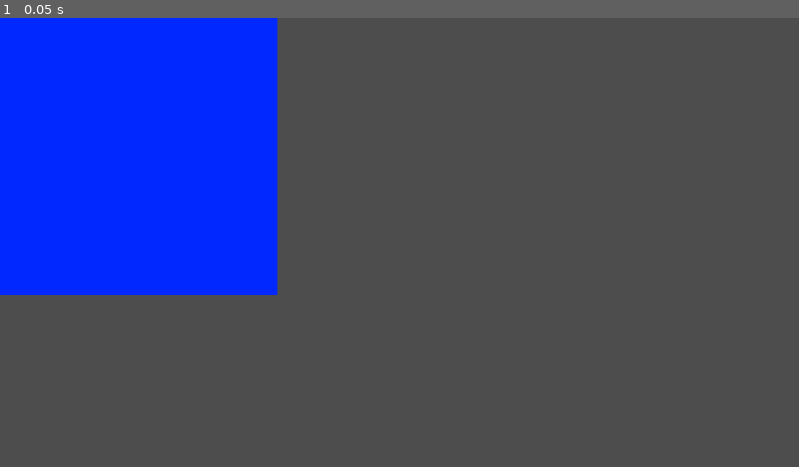
Above: before the commit, frame 1.
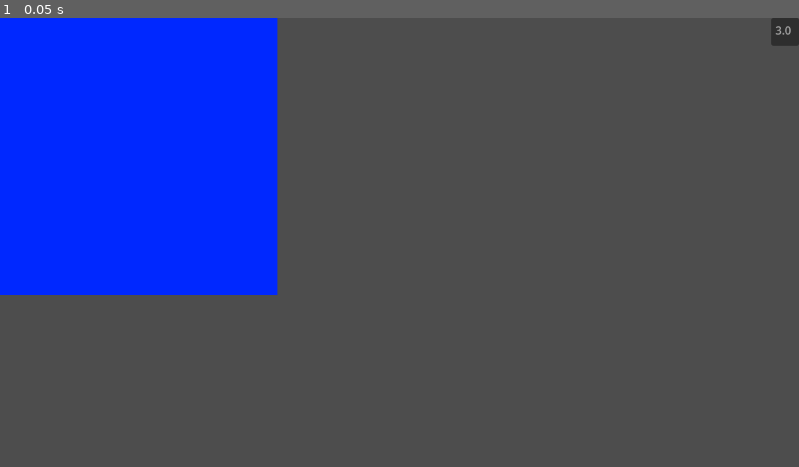
Above: after the commit, the same moment.

Repository: COLIN-MJM/Matthieu
Game: Godot game, scene res://PlaySpace.tscn
The game is run twice, just before and just after one commit, with the same random seed, the same clock (stepped at 60 frames per second) and the same inputs.
Inputs:
- Up to frame 1 (0.05 s): no input

The runs differ from the first frame. In frame 1, 0.2% of the frame differs, in the area x 96-100%, y 0-7%.
Error before the commit: Invalid assignment of property or key 'direction' with value of type 'Vector2i' on a base object of type 'Nil'. (res://play_space.gd:25)

Commit message:
On peut poser des carte

Diff:
--- a/Carte/scripts/AllCarte.gd
+++ b/Carte/scripts/AllCarte.gd
@@ -2,7 +2,8 @@
 extends Node
 
 static  var dico :Dictionary[int,Carte]
-static  var CarteName : String ="Carte"
+
+#region Helper method for loading Carte_X.gd
 func is_Carte(d :Dictionary):
 	return d["base"]=="Carte"
 
@@ -10,12 +11,14 @@
 	var baseString=entrance["class"]
 	var number : int =baseString.erase(0,baseString.length()-2).to_int()
 	dico[number]=load(entrance["path"]).new()
+#endregion
 
 func _init() -> void:
 	ProjectSettings.get_global_class_list().filter(is_Carte).all(add_to_dico)
-	print(dico[3].ActivationType)
+	##initialise tout les script enfant de Class correctement formaté
+	####Pire crime de l'histoire de l'humanité,on raconte que son créateur construit une tour de sont hubris,la hauteur tell qu'elle perças le paradis
 
 
 func GetCarteInstanceOnNumber(entrance :int)->Carte :
-	var test = dico[entrance].new()
+	var test = dico[entrance].duplicate()
 	return test
--- a/Carte/scripts/CarteRenderer.gd
+++ b/Carte/scripts/CarteRenderer.gd
@@ -1,7 +1,7 @@
 class_name CarteRenderer
 extends Node2D
 
-var CardEffect:Carte
+@export var CardEffect:Carte
 @export var arrow :Node2D
 
 func _process(_delta: float) -> void :
--- /dev/null
+++ b/Hand.tscn
@@ -0,0 +1,27 @@
+[gd_scene format=3 uid="uid://bbvvo3ludckha"]
+
+[ext_resource type="Script" uid="uid://dl6c0ycohbr6e" path="res://La Main.gd" id="1_d3vym"]
+[ext_resource type="Script" uid="uid://cxxhbu1cx5vy7" path="res://Carte/scripts/AllCarte.gd" id="2_esir1"]
+
+[node name="Control" type="Control" unique_id=78339630 node_paths=PackedStringArray("allCarte", "selectable")]
+layout_mode = 3
+anchors_preset = 15
+anchor_right = 1.0
+anchor_bottom = 1.0
+grow_horizontal = 2
+grow_vertical = 2
+script = ExtResource("1_d3vym")
+allCarte = NodePath("AllCartHolder")
+selectable = NodePath("ItemList")
+
+[node name="AllCartHolder" type="Node" parent="." unique_id=92741298]
+script = ExtResource("2_esir1")
+
+[node name="ItemList" type="ItemList" parent="." unique_id=494708506]
+layout_mode = 0
+offset_left = 1112.0
+offset_right = 1152.0
+offset_bottom = 40.0
+
+[connection signal="item_activated" from="ItemList" to="." method="_on_item_list_item_activated"]
+[connection signal="item_selected" from="ItemList" to="." method="_on_item_list_item_selected"]
--- /dev/null
+++ b/La Main.gd
@@ -0,0 +1,33 @@
+class_name La_Main
+extends Control
+
+@export var allCarte : AllCarte
+@export var selectable : ItemList
+
+var currentSelected : int = -1
+
+enum CarteState{IN_HAND,IN_CEMETARY,IN_PLAY,IN_PILE}
+
+var allCarteState :Dictionary[int, CarteState]
+
+func _ready() -> void:
+	var numberOfCarte : Array [int] = allCarte.dico.keys()
+
+	numberOfCarte.all(func(x :int):
+		allCarteState[x]=CarteState.IN_HAND
+		selectable.add_item(String.num(x)))
+
+
+func requestCard(i :int)->Carte :
+	if allCarteState[i] == CarteState.IN_HAND :
+		allCarteState[i] = CarteState.IN_PLAY
+		currentSelected = -1
+		return allCarte.GetCarteInstanceOnNumber(i)
+	else :
+		push_warning("Already used Carte")
+		return null
+
+
+func _on_item_list_item_selected(index: int) -> void:
+	currentSelected= selectable.get_item_text(index).to_int()
+	print(currentSelected)
--- a/PlaySpace.tscn
+++ b/PlaySpace.tscn
@@ -2,9 +2,11 @@
 
 [ext_resource type="Script" uid="uid://c3n7l0ujysmbd" path="res://play_space.gd" id="1_ddk8d"]
 [ext_resource type="PackedScene" uid="uid://cst0j5nt5ha8a" path="res://CardSlote.tscn" id="2_n6yqr"]
+[ext_resource type="PackedScene" uid="uid://bbvvo3ludckha" path="res://Hand.tscn" id="3_u1prq"]
 
 [node name="Node2D" type="Node2D" unique_id=1755601109]
 script = ExtResource("1_ddk8d")
 dimensions = Vector2i(4, 4)
 slotSize = Vector2i(100, 100)
 metadata/CarteSlot = ExtResource("2_n6yqr")
+metadata/Hand = ExtResource("3_u1prq")
--- a/control.tscn
+++ /dev/null
@@ -1,14 +0,0 @@
-[gd_scene format=3 uid="uid://bbvvo3ludckha"]
-
-[ext_resource type="Script" uid="uid://cxxhbu1cx5vy7" path="res://Carte/scripts/AllCarte.gd" id="1_0fbet"]
-
-[node name="Control" type="Control" unique_id=78339630]
-layout_mode = 3
-anchors_preset = 15
-anchor_right = 1.0
-anchor_bottom = 1.0
-grow_horizontal = 2
-grow_vertical = 2
-
-[node name="Node" type="Node" parent="." unique_id=92741298]
-script = ExtResource("1_0fbet")
--- a/play_space.gd
+++ b/play_space.gd
@@ -3,12 +3,51 @@
 @export var slotSize : Vector2i
 
 @onready var carteSlot : PackedScene =$".".get_meta("CarteSlot")
+@onready var hand : PackedScene =$".".get_meta("Hand")
+
+var main : La_Main
+
 
 var allSlots :Dictionary[Vector2i,CardSlot]
 
 func _ready() -> void:
 	createGrid()
-	debugCreateCard(Vector2i(2,2))
+	createHand()
+
+var cur_selected_index : int = -1
+func _input(event: InputEvent) -> void:
+	create_card_from_clic(event)
+
+func createHand()->void:
+	main = hand.instantiate()
+	add_child(main)
+
+func create_card_from_clic(event : InputEvent)->void :
+	##Check if initial condition are proper
+	if event is not InputEventMouseButton:
+		return
+	if  cur_selected_index == -1 :
+		cur_selected_index = main.currentSelected
+		return
+	var carte : Carte = main.requestCard(cur_selected_index)
+	if carte == null :
+		return
+
+	print("passed initial test")
+
+	##create position and check validity
+	var mousePos : Vector2= event.global_position
+	var test : Vector2i = Vector2i( floori(mousePos.x /slotSize.x) ,floori(mousePos.y /slotSize.y))
+	print("test is " ,test)
+	if test.x >dimensions.x or test.x <0 or test.y >dimensions.y or test.y <0  :
+		return
+	print("passed position test  value is ",test)
+	##create the card
+	var ressource : PackedScene = preload("res://CarteInstance.tscn")
+	var instance : CarteRenderer =ressource.instantiate()
+	instance.CardEffect=carte
+	allSlots[test].AssignCard(instance)
+
 
 func createGrid()->void:
 	for y in dimensions.y :
Not shown, added: La Main.gd.uid
